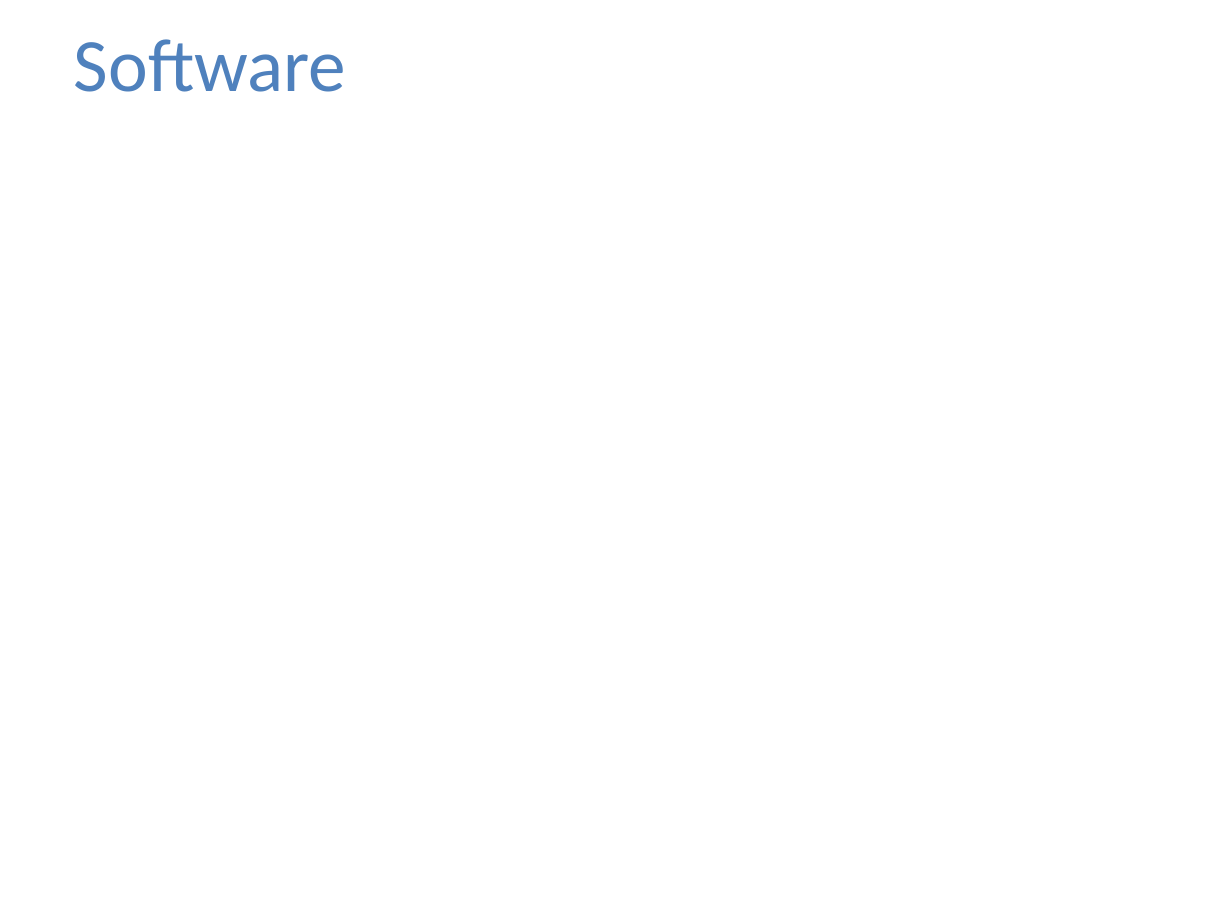
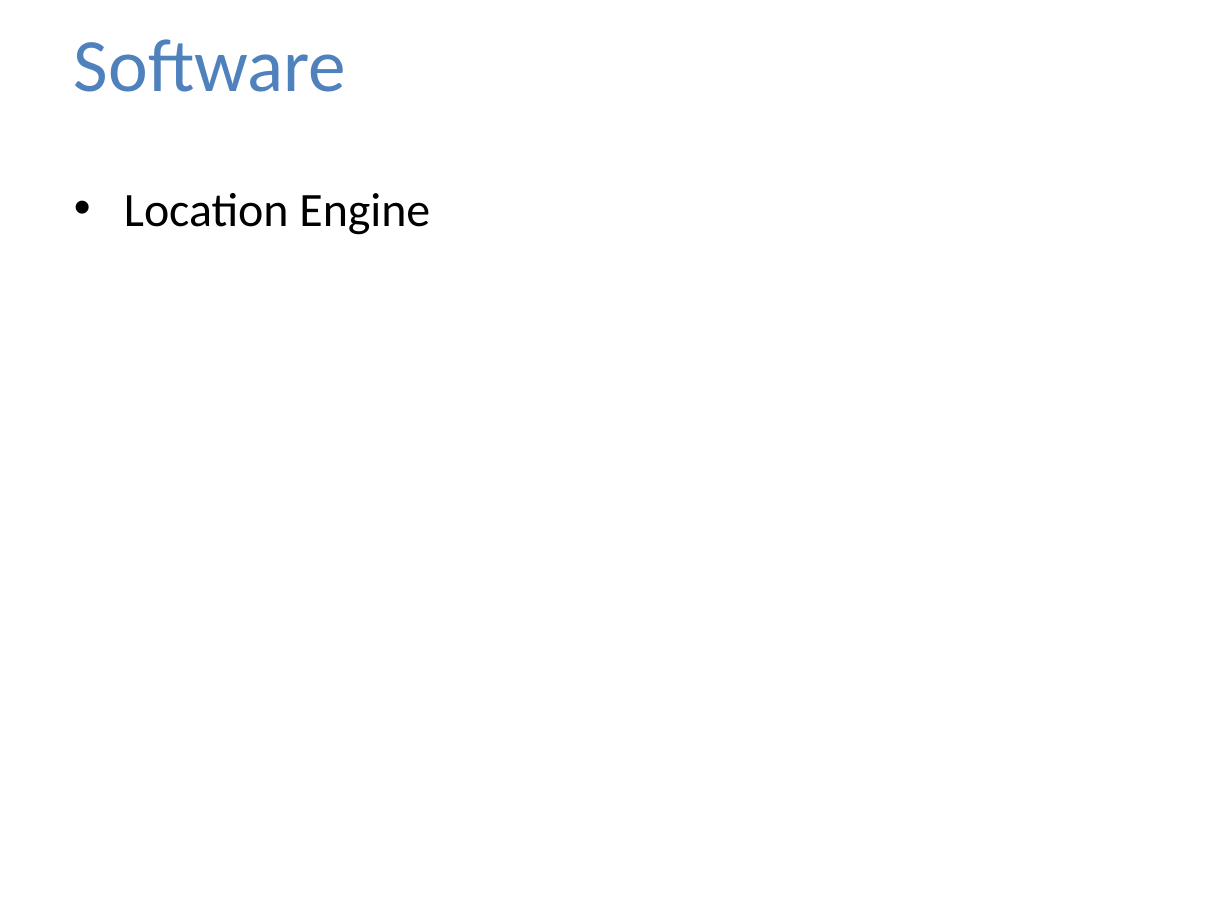
Before and after one commit to jolleekin/tiu-tracking, a slide deck: slide 15 of Docs/TIU_Tracking_Presentation_v1.pptx (slide 14 before the commit). Drawn at 1232x924 pixels with LibreOffice and Linux fonts; fonts in the diff are those of the drawing; background and template pictures are left out. Boxes give left, top, right and bottom in pixels: in the first picture for what was removed or moved away, otherwise in the second. Text is boxed around its words. In the diff, an @@ line names an element or a change of style, - is before the commit and + after.

```diff
--- a/Docs/TIU_Tracking_Presentation_v1.pptx
+++ b/Docs/TIU_Tracking_Presentation_v1.pptx
@@ text added at [124,193,430,235], 28 pt, text #000000 @@
+• Location Engine
```
Also in this commit, not shown: 10 slides added, 1 slide removed.
